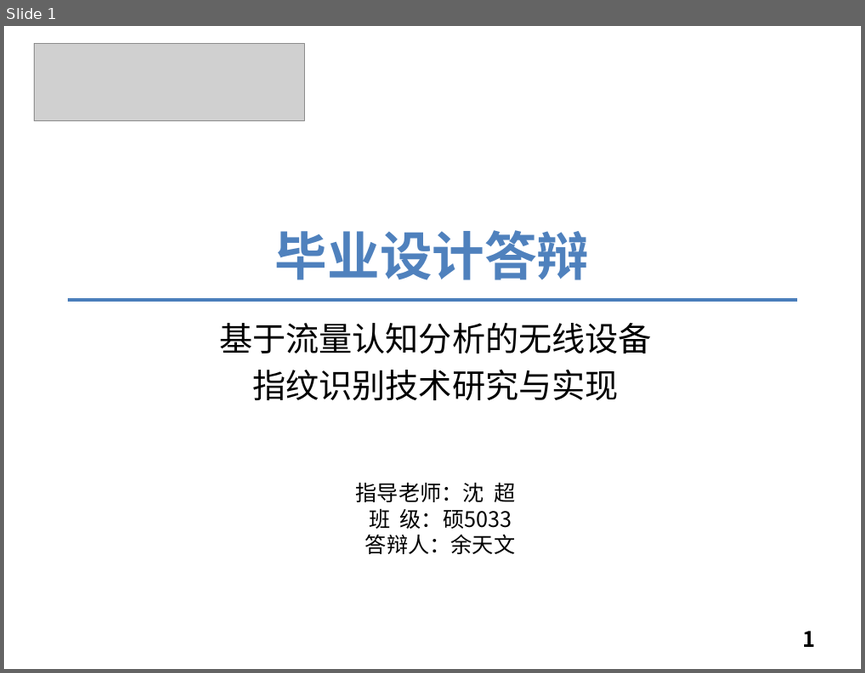
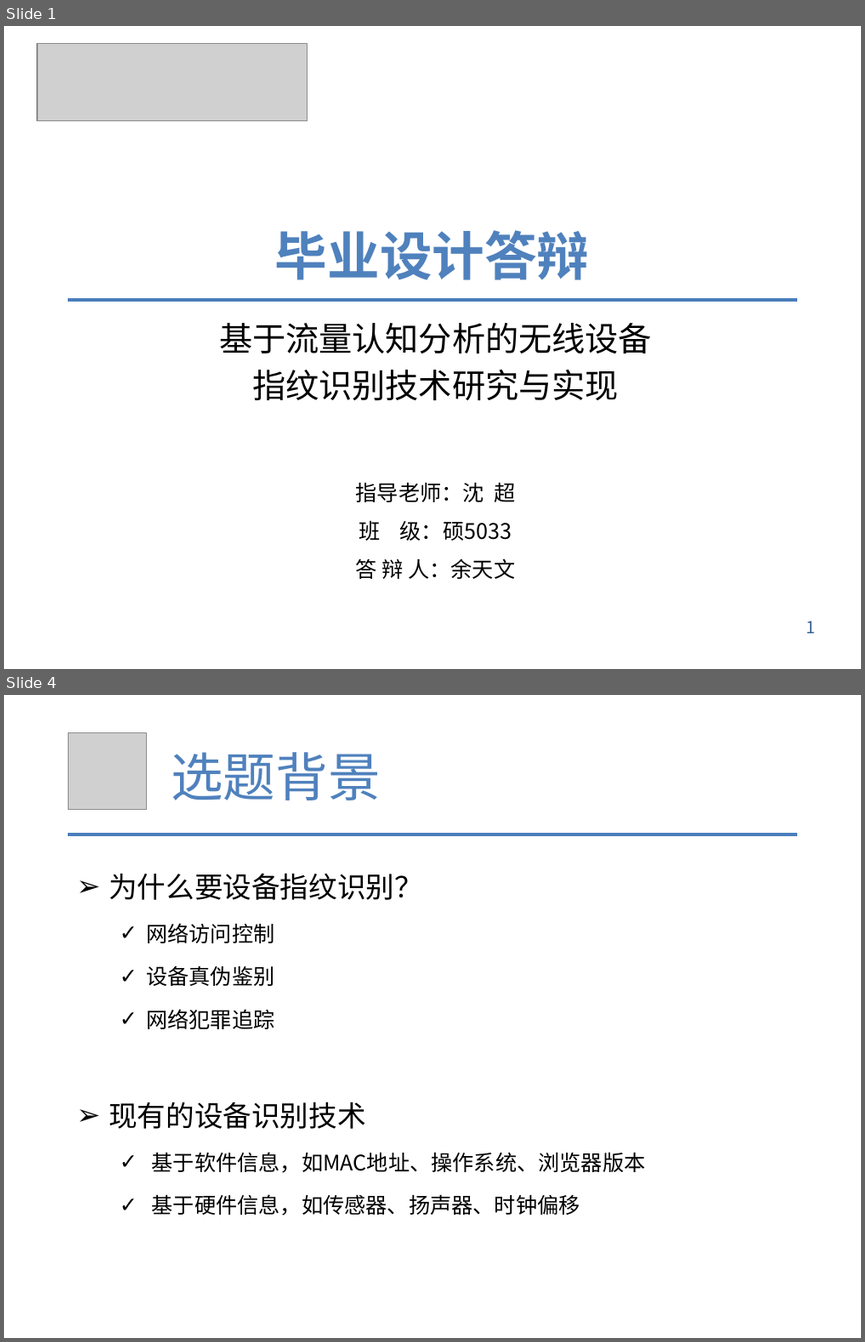
Before and after one commit to tianwen2017111/graduate_git, a slide deck: 余天文-硕5033班.pptx. Shown one above the other, each under a label of ours: slide 1 before the commit, slides 1 and 4 after it; the slides between them are not shown. The pictures are 865x673 and 865x1342 pixels, drawn with LibreOffice and Linux fonts; fonts in the diff are those of the drawing; grey boxes stand for pictures. Boxes give left, top, right and bottom in pixels: in the first picture for what was removed or moved away, otherwise in the second. Text is boxed around its words. In the diff, an @@ line names an element or a change of style, - is before the commit and + after.

```diff
--- a/余天文-硕5033班.pptx
+++ b/余天文-硕5033班.pptx
@@ slide 4 added at (4,695,861,1338), background #FFFFFF @@
@@ picture added at (69,732,146,810) @@
@@ text added at (171,752,380,800), 44 pt, text #4F81BD @@
+选题背景
@@ line added from (69, 834) to (796, 834), #4B7EBC 3 pt @@
@@ text added at (109,873,646,1215), 18 pt, text #000000 @@
+➢ 为什么要设备指纹识别？
+  ✓ 网络访问控制
+  ✓ 设备真伪鉴别
+  ✓ 网络犯罪追踪
+➢ 现有的设备识别技术
+      ✓ 基于软件信息，如MAC地址、操作系统、浏览器版本
+      ✓ 基于硬件信息，如传感器、扬声器、时钟偏移
@@ slide 1 changed as well @@
@@ picture: place and size @@
-picture at (34,44,304,121)
+picture at (37,44,307,121)
@@ text at (356,482,515,540): line spacing 1 to 1.5 @@
@@ text at (356,558,515,578): text changed @@
-答辩人：余天文
+答 辩 人：余天文
@@ page number: place and size @@
-page number at (802,630,815,646)
+page number at (806,620,815,633)
@@ page number at (806,620,815,633): size 18 to 14 pt, text colour #000000 to #376092, bold off @@
```
Also in this commit, not shown: 5 other slides changed, 9 other slides added, 10 slides removed, 3 other files.
